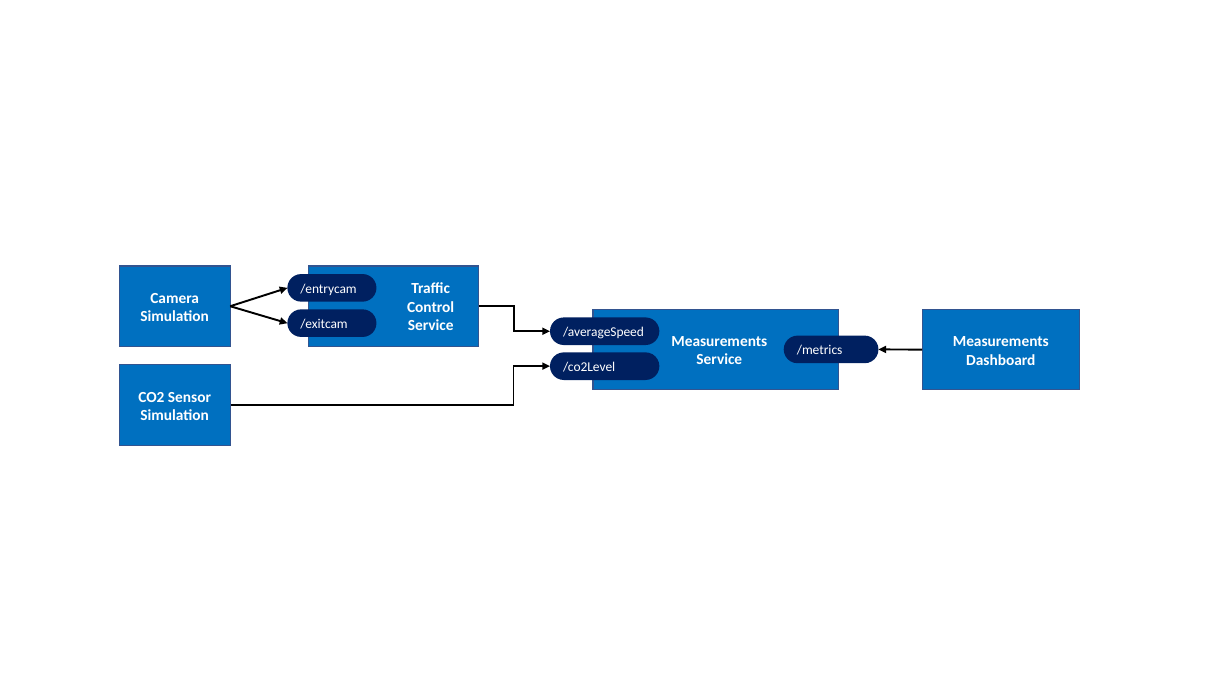
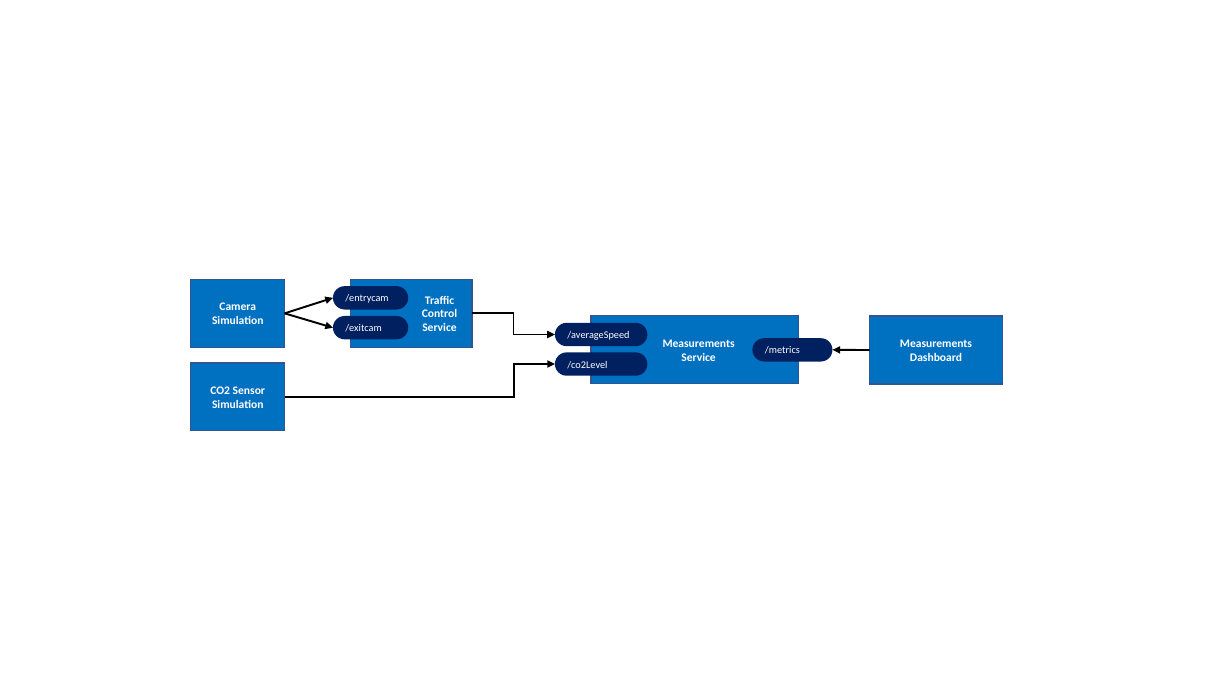
Before and after one commit to EdwinVW/inhouse-event-workshop, a slide deck: slide 2 of img/Figures.pptx. Drawn at 1232x693 pixels with LibreOffice and Linux fonts; fonts in the diff are those of the drawing. Boxes give left, top, right and bottom in pixels: in the first picture for what was removed or moved away, otherwise in the second. Text is boxed around its words. In the diff, an @@ line names an element or a change of style, - is before the commit and + after.

```diff
--- a/img/Figures.pptx
+++ b/img/Figures.pptx
@@ rectangle "Camera": place and size @@
-rectangle "Camera" at box(119, 266, 230, 347)
+rectangle "Camera" at box(191, 279, 285, 348)
@@ arrow moved from (230, 306) - (287, 288) to (285, 313) - (333, 298) @@
@@ size 10.5 to 8 pt in 5 elements at box(555, 323, 648, 346), box(555, 352, 648, 375), box(752, 338, 833, 361), box(333, 316, 409, 339), box(333, 287, 409, 310) @@
@@ rounded rectangle "/entrycam": place and size @@
-rounded rectangle "/entrycam" at box(287, 274, 376, 302)
+rounded rectangle "/entrycam" at box(333, 287, 409, 310)
@@ rectangle "Traffic": place and size @@
-rectangle "Traffic" at box(309, 266, 480, 347)
+rectangle "Traffic" at box(350, 279, 472, 348)
@@ arrow moved from (230, 306) - (287, 323) to (285, 313) - (333, 328) @@
@@ rounded rectangle "/exitcam": place and size @@
-rounded rectangle "/exitcam" at box(287, 310, 376, 337)
+rounded rectangle "/exitcam" at box(333, 316, 409, 339)
@@ elbow arrow moved from (479, 306) - (550, 332) to (472, 313) - (555, 335) @@
@@ rounded rectangle "/averageSpeed": place and size @@
-rounded rectangle "/averageSpeed" at box(550, 318, 659, 346)
+rounded rectangle "/averageSpeed" at box(555, 323, 648, 346)
@@ rectangle "Measurements": place and size @@
-rectangle "Measurements" at box(593, 310, 839, 390)
+rectangle "Measurements" at box(592, 316, 799, 384)
@@ rectangle "Measurements": place and size @@
-rectangle "Measurements" at box(922, 310, 1080, 390)
+rectangle "Measurements" at box(870, 316, 1003, 384)
@@ rounded rectangle "/co2Level": place and size @@
-rounded rectangle "/co2Level" at box(550, 352, 659, 380)
+rounded rectangle "/co2Level" at box(555, 352, 648, 375)
@@ rounded rectangle "/metrics": place and size @@
-rounded rectangle "/metrics" at box(784, 335, 879, 363)
+rounded rectangle "/metrics" at box(752, 338, 833, 361)
@@ arrow moved from (879, 349) - (922, 349) to (833, 350) - (870, 350) @@
@@ size 12 to 9 pt in 5 elements at box(592, 316, 799, 384), box(350, 279, 472, 348), box(870, 316, 1003, 384), box(191, 279, 285, 348), box(191, 363, 285, 432) @@
@@ rectangle "CO2 Sensor": place and size @@
-rectangle "CO2 Sensor" at box(119, 365, 230, 445)
+rectangle "CO2 Sensor" at box(191, 363, 285, 432)
@@ elbow arrow moved from (230, 405) - (550, 366) to (285, 397) - (555, 364) @@
```
Also in this commit, not shown: 1 slide added, 3 other files.
